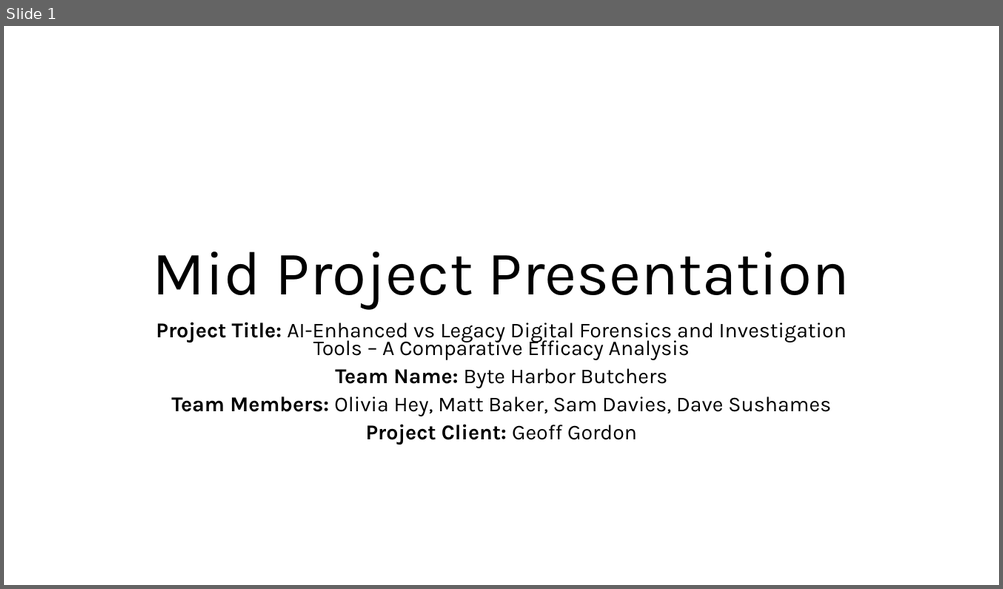
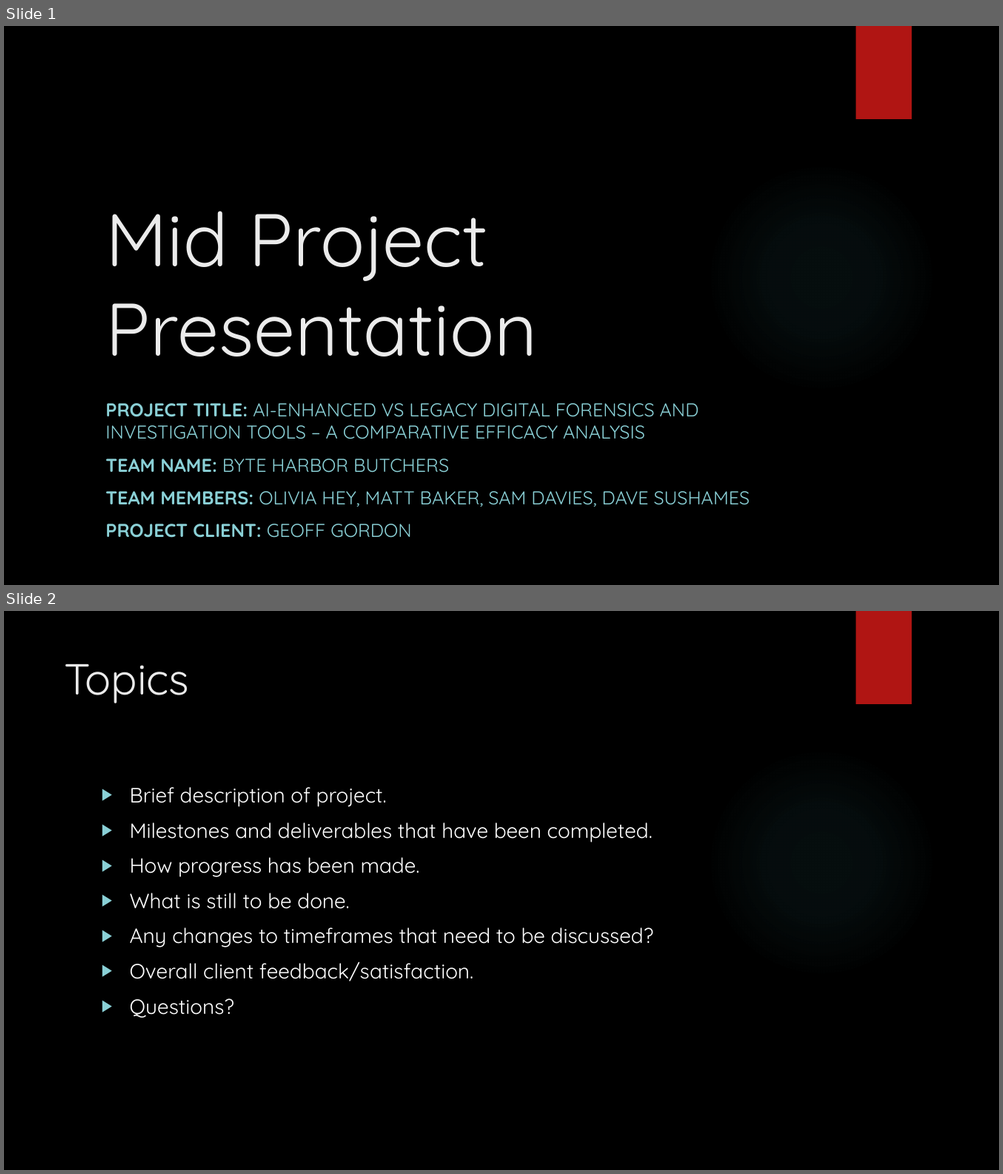
Before and after one commit to DavidSushames/BHB-Capstone, a slide deck: Mid Project Presentation.pptx. Shown one above the other, each under a label of ours: slide 1 before the commit, slides 1 and 2 after it. The pictures are 1003x589 and 1003x1174 pixels, drawn with LibreOffice and Linux fonts; fonts in the diff are those of the drawing; background and template pictures are left out. Boxes give left, top, right and bottom in pixels: in the first picture for what was removed or moved away, otherwise in the second. Text is boxed around its words. In the diff, an @@ line names an element or a change of style, - is before the commit and + after.

```diff
--- a/Mid Project Presentation.pptx
+++ b/Mid Project Presentation.pptx
@@ slide 2 added at (4,611,999,1170), background picture (left out); not listed: 2 template elements that a slide beside it also shows @@
@@ title added at (64,664,189,703), 42 pt, text #EBEBEB @@
+Topics
@@ text added at (130,787,654,1018), 20 pt, text #FFFFFF @@
+▶ Brief description of project.
+▶ Milestones and deliverables that have been completed.
+▶ How progress has been made.
+▶ What is still to be done.
+▶ Any changes to timeframes that need to be discussed?
+▶ Overall client feedback/satisfaction.
+▶ Questions?
@@ slide 1 changed as well @@
@@ background #FFFFFF to picture (left out) @@
@@ rectangle added at (855,26,911,119), fill #B01513 @@
@@ title "Mid Project Presentation": place and size @@
-title "Mid Project Presentation" at (153,252,850,309)
+title "Mid Project Presentation" at (105,211,537,357)
@@ title "Mid Project Presentation" at (105,211,537,357): size 60 to 72 pt, font Karla to Quicksand, text colour #000000 to #EBEBEB; alignment centre to left; line spacing 0.9 to 1 @@
@@ ellipse added at (706,163,936,392), fill gradient #50B9C1 @@
@@ subtitle at (105,403,750,538): text changed; size 20.4 to 18 pt; font Karla to Quicksand; text colour #000000 to #8AD0D6 @@
-Project Title: AI-Enhanced vs Legacy Digital Forensics and Investigation Tools – A Comparative Efficacy Analysis
-Team Name: Byte Harbor Butchers
-Team Members: Olivia Hey, Matt Baker, Sam Davies, Dave Sushames
-Project Client: Geoff Gordon
+PROJECT TITLE: AI-ENHANCED VS LEGACY DIGITAL FORENSICS AND INVESTIGATION TOOLS – A COMPARATIVE EFFICACY ANALYSIS
+TEAM NAME: BYTE HARBOR BUTCHERS
+TEAM MEMBERS: OLIVIA HEY, MATT BAKER, SAM DAVIES, DAVE SUSHAMES
+PROJECT CLIENT: GEOFF GORDON
```
Also in this commit, not shown: 5 other slides changed, 1 other slide added, 8 other files.
